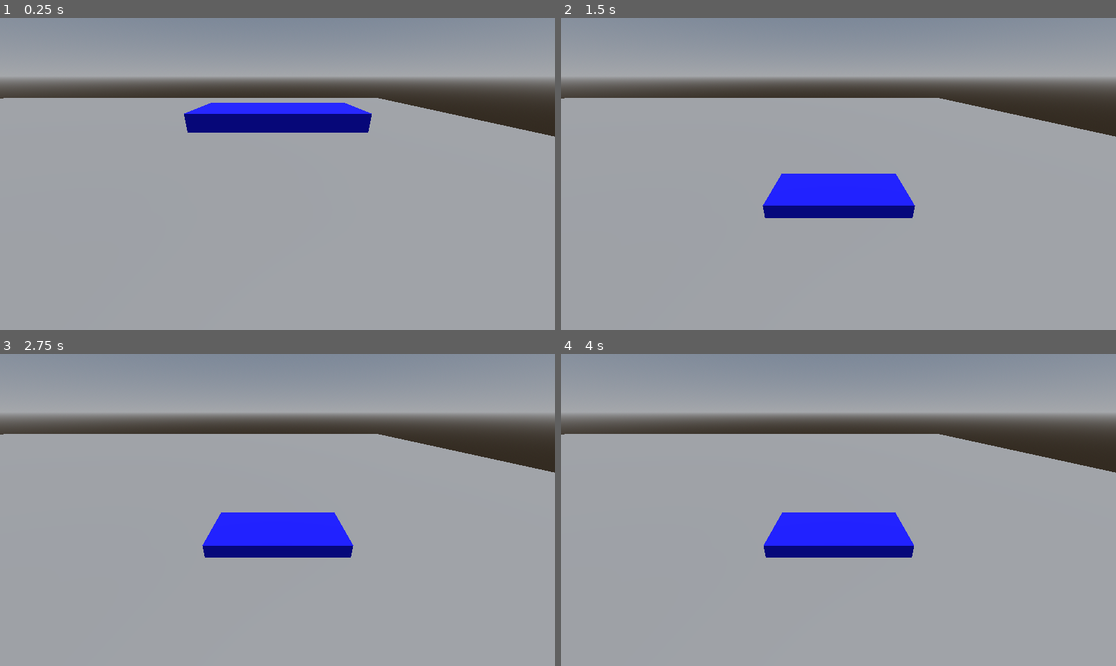
Above: before the commit, frames 1-4 (two rows, left to right).
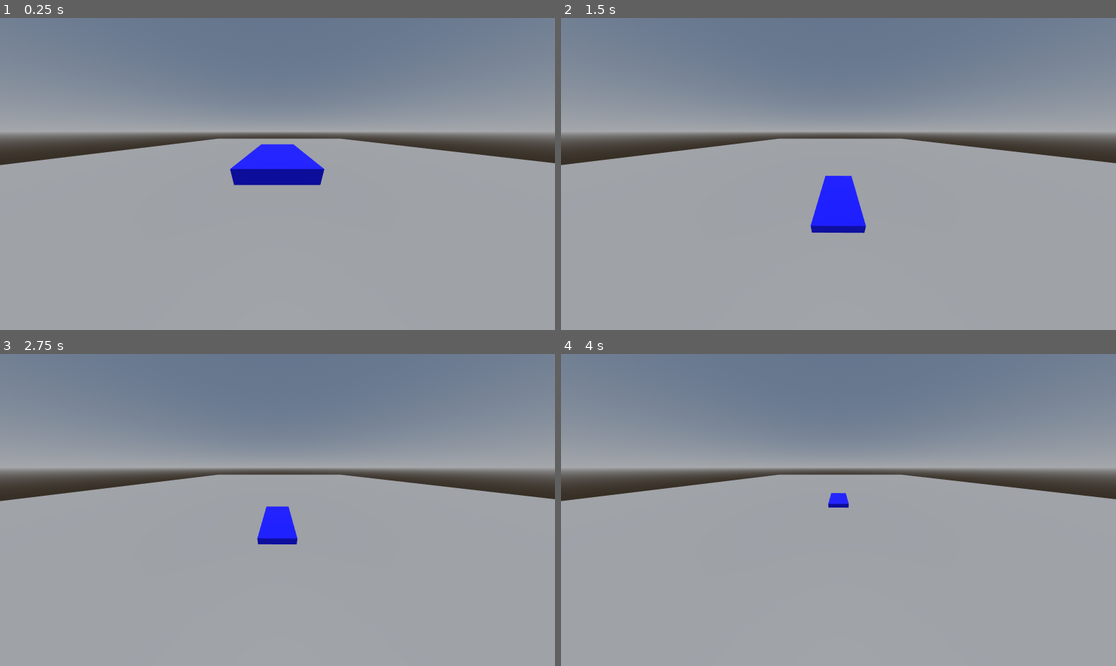
Above: after the commit, the same moments.

Repository: KarumGhag/car
Game: Godot game, scene res://world/World.tscn
Two runs of this game, one before a commit and one after it. Both use one fixed random seed, a clock stepped at 60 frames per second and the inputs below.
Inputs:
- Up to frame 1 (0.25 s): no input
- Up to frame 2 (1.5 s): hold W (Accelerate, bound only after the commit) 0.53-1.28 s; tap S (Decelerate, bound only after the commit) at 0.6, 1.35 s
- Up to frame 3 (2.75 s): hold W (Accelerate, bound only after the commit) from 2.03 s (still down); tap S (Decelerate, bound only after the commit) at 2.1 s
- Up to frame 4 (4 s): tap S (Decelerate, bound only after the commit) at 2.85, 3.6 s; release W (Accelerate, bound only after the commit) at 3.53 s

The runs differ from the first frame. In frame 1, 36% of the frame differs, in the area x 0-100%, y 0-54%; in frame 2, 36%; in frame 3, 36%; in frame 4, 36%, in the area x 0-100%, y 0-66%.

Commit message:
forgot commit

Diff:
--- a/car/car.tscn
+++ b/car/car.tscn
@@ -44,9 +44,11 @@
 target_position = Vector3(0, -1.5, 0)
 script = ExtResource("2_dxy33")
 car = NodePath("../..")
+isMotor = true
 
 [node name="BackRight" type="RayCast3D" parent="Wheels" node_paths=PackedStringArray("car")]
 transform = Transform3D(1, 0, 0, 0, 1, 0, 0, 0, 1, 1.19997, 2.38419e-07, 2.43718)
 target_position = Vector3(0, -1.5, 0)
 script = ExtResource("2_dxy33")
 car = NodePath("../..")
+isMotor = true
--- a/car/wheel.gd
+++ b/car/wheel.gd
@@ -19,12 +19,12 @@
 
 var origin : Vector3 = Vector3.ZERO
 
-var maxForce: float = 1000.0
+var maxSuspension: float = 1000.0
 var springForce : float
 var dampForce : float
 var overallForce : Vector3
 var forceVec : Vector3
-var speed : float
+var springSpeed : float
 
 var applyPos : Vector3
 
@@ -38,6 +38,15 @@
 var lateralFrictionForce : Vector3
 
 
+#-----Acceleration---------
+var accerlation : float = 100
+@export var isMotor : bool
+
+var forwardsForceMag : float = 0
+var forwardsForce : Vector3 = Vector3.ZERO
+
+var targetDir : int = 0
+
 func _physics_process(_delta):
 	if not is_colliding():
 		return
@@ -48,26 +57,36 @@
 
 	# Get updated spring direction
 	upDir = (origin - collisionPoint).normalized()
+	forwardDir = -global_transform.basis.z.normalized()
+	lateralDir = upDir.cross(-forwardDir).normalized()
 
-	#  Update lateralDir now that upDir changed
-	forwardDir = global_transform.basis.z.normalized()
-	lateralDir = upDir.cross(forwardDir).normalized()
+	#-----Lateral friction-----
 
 	# Wheel velocity at this wheel
 	wheelVelocity = car.linear_velocity + car.angular_velocity.cross(applyPos)
 	lateralSpeed = wheelVelocity.dot(lateralDir)
 	lateralFrictionForce = -lateralSpeed * grip * lateralDir
 
-	# Suspension forces
+
+	#------Suspension--------
+
 	length = (origin - collisionPoint).length()
 	extension = restLen - length
-	speed = wheelVelocity.dot(upDir)
+	springSpeed = wheelVelocity.dot(upDir)
 
 	springForce = springConst * extension
-	dampForce = -speed * damping
-	springForce = clamp(springForce + dampForce, -maxForce, maxForce)
+	dampForce = -springSpeed * damping
 
-	overallForce = upDir * springForce + lateralFrictionForce
+	springForce = clamp(springForce + dampForce, -maxSuspension, maxSuspension)
+
+	#-----Acceleration------
+
+	if isMotor:
+		targetDir = Input.get_axis("Decelerate", "Accelerate")
+		forwardsForce = forwardDir * accerlation * targetDir
+
+
+	overallForce = (upDir * springForce) + lateralFrictionForce + forwardsForce
 	car.apply_force(overallForce, applyPos)
 
 
--- a/project.godot
+++ b/project.godot
@@ -17,23 +17,28 @@
 
 [input]
 
-forward={
+Accelerate={
 "deadzone": 0.2,
 "events": [Object(InputEventKey,"resource_local_to_scene":false,"resource_name":"","device":-1,"window_id":0,"alt_press …(192 unchanged characters)…
 ]
 }
-backward={
+Decelerate={
 "deadzone": 0.2,
 "events": [Object(InputEventKey,"resource_local_to_scene":false,"resource_name":"","device":-1,"window_id":0,"alt_press …(192 unchanged characters)…
 ]
 }
-left={
+Left={
 "deadzone": 0.2,
 "events": [Object(InputEventKey,"resource_local_to_scene":false,"resource_name":"","device":-1,"window_id":0,"alt_press …(191 unchanged characters)…
 ]
 }
-right={
+Right={
 "deadzone": 0.2,
 "events": [Object(InputEventKey,"resource_local_to_scene":false,"resource_name":"","device":-1,"window_id":0,"alt_press …(192 unchanged characters)…
 ]
 }
+
+[rendering]
+
+anti_aliasing/quality/msaa_2d=3
+anti_aliasing/quality/msaa_3d=3
--- a/world/World.tscn
+++ b/world/World.tscn
@@ -38,4 +38,5 @@
 transform = Transform3D(1, 0, 0, 0, 1, 0, 0, 0, 1, -1.47272, 4.95957, 22.9875)
 
 [node name="Camera3D" type="Camera3D" parent="."]
-transform = Transform3D(-4.37114e-08, 0.433659, -0.901077, 0, 0.901077, 0.433659, 1, 1.89558e-08, -3.93873e-08, -8.26054, 5.80505, 22.975)
+transform = Transform3D(1, 0, 0, 0, 0.901077, 0.433659, 0, -0.433659, 0.901077, -1.43947, 5.80505, 27.6536)
+fov = 120.938
Not shown, added: addons/kenney_prototype_textures/LICENSE.txt
Binary file added: addons/kenney_prototype_textures/dark/texture_01.png
Not shown, added: addons/kenney_prototype_textures/dark/texture_01.png.import
Binary file added: addons/kenney_prototype_textures/dark/texture_02.png
Not shown, added: addons/kenney_prototype_textures/dark/texture_02.png.import
Binary file added: addons/kenney_prototype_textures/dark/texture_03.png
Not shown, added: addons/kenney_prototype_textures/dark/texture_03.png.import
Binary file added: addons/kenney_prototype_textures/dark/texture_04.png
Not shown, added: addons/kenney_prototype_textures/dark/texture_04.png.import
Binary file added: addons/kenney_prototype_textures/dark/texture_05.png
Not shown, added: addons/kenney_prototype_textures/dark/texture_05.png.import
Binary file added: addons/kenney_prototype_textures/dark/texture_06.png
(and 145 more such lines)
